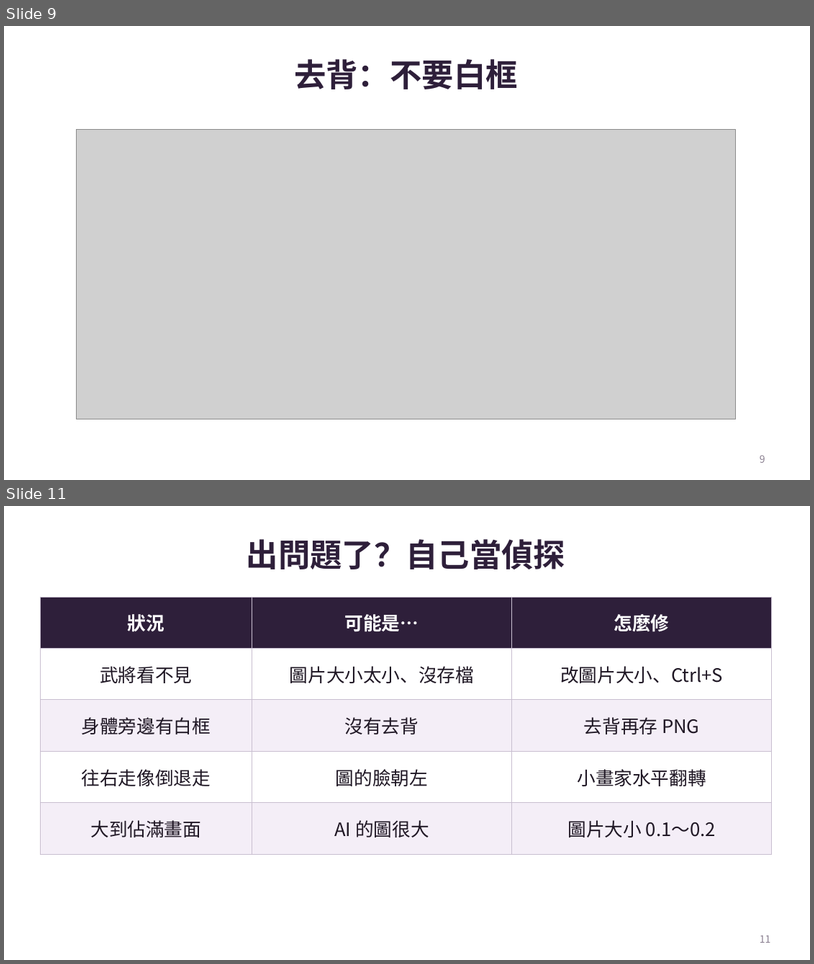
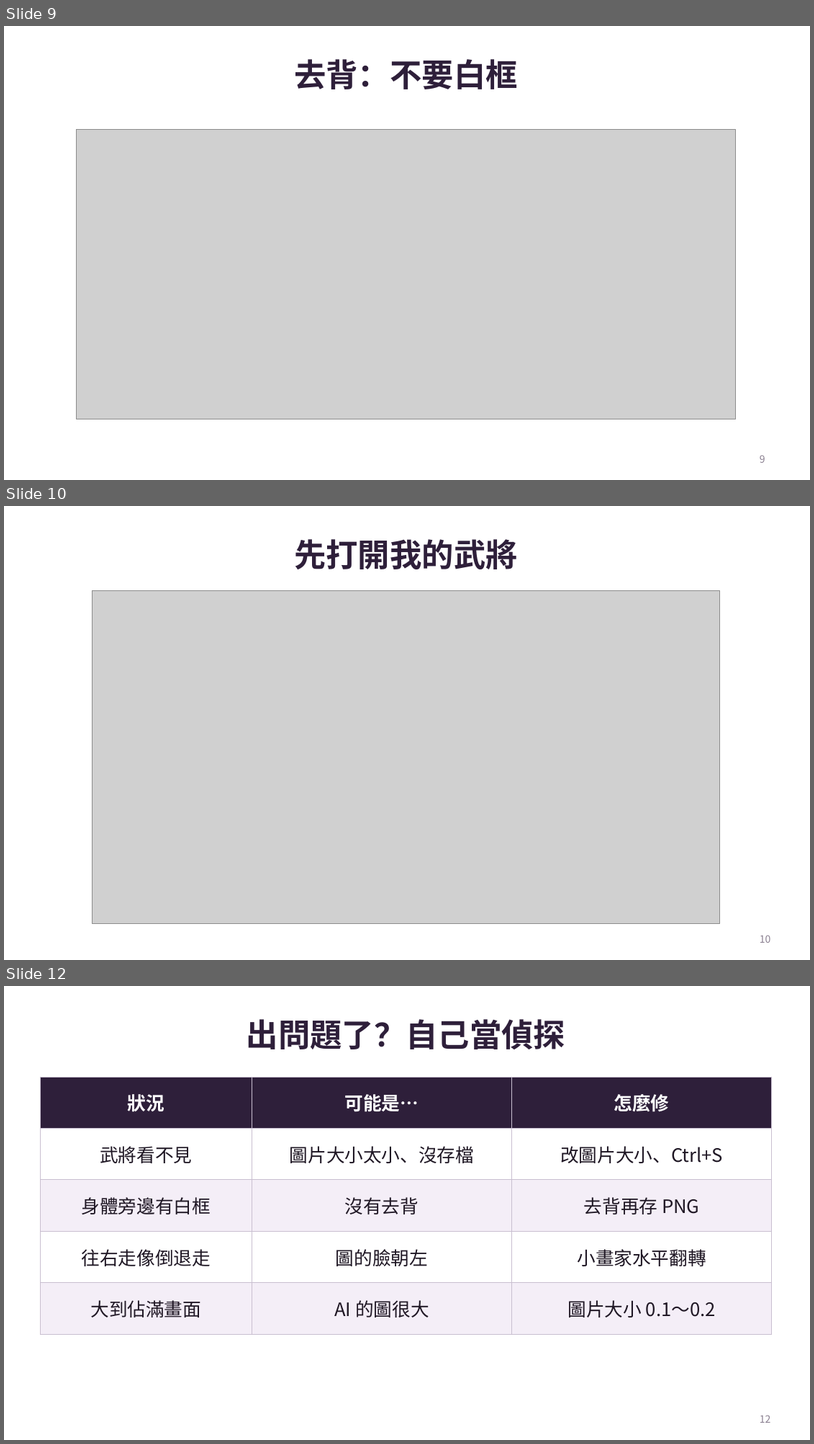
Before and after one commit to UJayJoAnDao/kid-game-course, a slide deck: 03-三國大亂鬥/課本/三國大亂鬥_中_我的武將動起來.pptx. Shown one above the other, each under a label of ours: slides 9 and 11 before the commit, slides 9, 10 and 12 after it; the slides between them are not shown. The pictures are 814x964 and 814x1444 pixels, drawn with LibreOffice and Linux fonts; fonts in the diff are those of the drawing; grey boxes stand for pictures. Boxes give left, top, right and bottom in pixels: in the first picture for what was removed or moved away, otherwise in the second. Text is boxed around its words. In the diff, an @@ line names an element or a change of style, - is before the commit and + after.

```diff
--- a/03-三國大亂鬥/課本/三國大亂鬥_中_我的武將動起來.pptx
+++ b/03-三國大亂鬥/課本/三國大亂鬥_中_我的武將動起來.pptx
@@ slide 10 added at (4,506,810,960), background #FFFFFF @@
@@ title added at (294,539,517,569), 38 pt, text #2E1F3A, bold @@
+先打開我的武將
@@ picture added at (93,591,720,924) @@
@@ page number added at (760,934,772,942), 12 pt, text #8A7F90 @@
+10
@@ what was slide 11 is now slide 12 @@
@@ page number at (760,1414,772,1422): text changed @@
-11
+12
```
Also in this commit, not shown: 5 slides changed, 4 other slides added, 5 other files.
